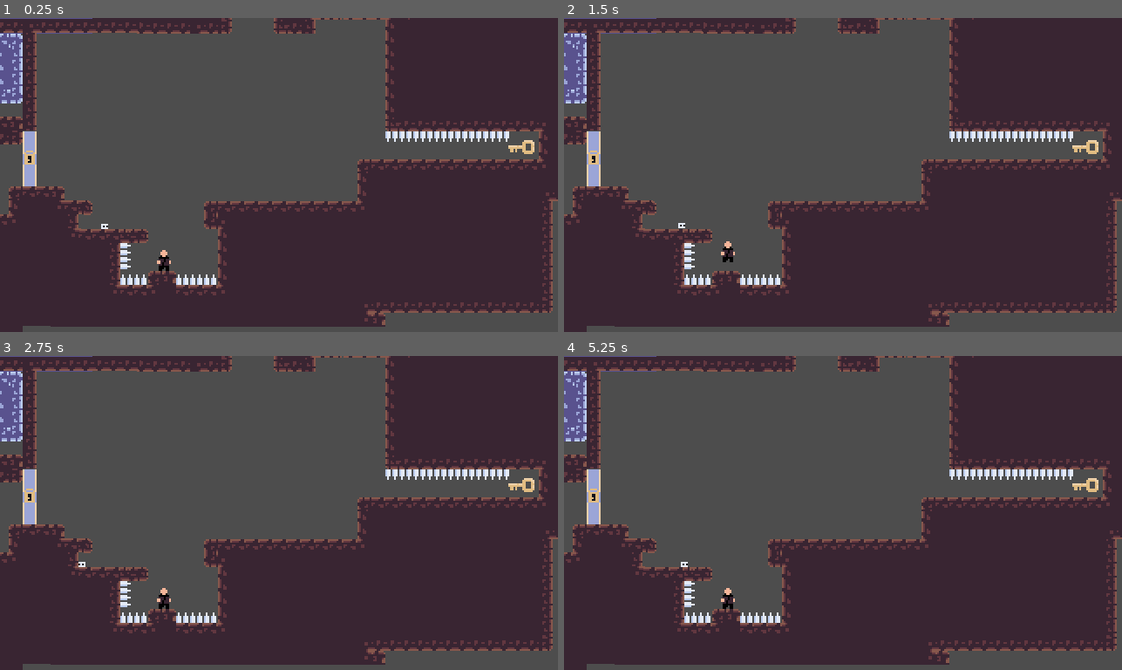
Above: before the commit, frames 1-4 (two rows, left to right).
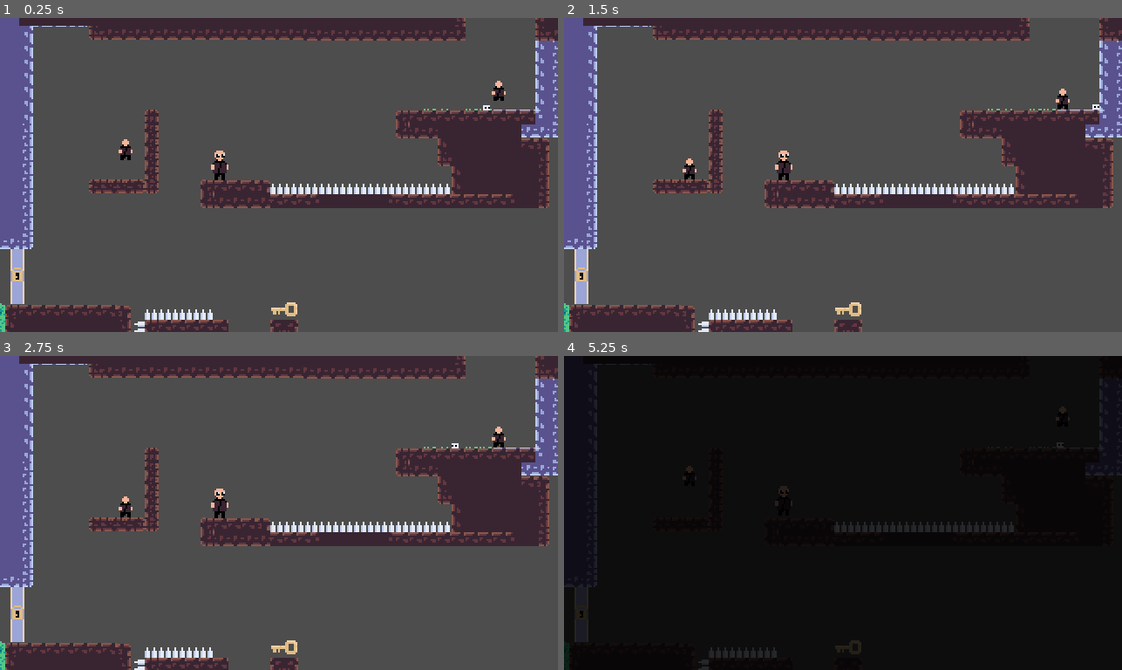
Above: after the commit, the same moments.

Repository: MikealMaksimus/DayDream
Game: Godot game, scene res://test_scene.tscn
Two runs of this game, one before a commit and one after it. Both use one fixed random seed, a clock stepped at 60 frames per second and the inputs below. The project has no main scene, so this scene is started directly.
Inputs:
- Up to frame 1 (0.25 s): no input
- Up to frame 2 (1.5 s): hold D (right) from 0.53 s (still down); tap K (Posess) at 0.6, 1.35 s; tap Space (jump) at 0.77 s; tap Enter at 1.25 s
- Up to frame 3 (2.75 s): tap Space (jump) at 1.52 s; release D (right) at 2.03 s; hold A (left) from 2.03 s (still down); tap K (Posess) at 2.1 s
- Up to frame 4 (5.25 s): tap Space (jump) at 2.75, 3.02, 3.77, 4.52 s; release A (left) at 2.78 s; hold D (right) 2.78-4.28 s; tap K (Posess) every 0.75 s from 2.85 to 5.1 s; hold A (left) 4.28-5.03 s; hold D (right) from 5.03 s (still down)

The runs differ from the first frame. In frame 1, 53% of the frame differs, in the area x 0-100%, y 0-100%; in frame 2, 53%; in frame 3, 53%; in frame 4, 99%.

Commit message:
minor updates
to room 9

Diff:
--- a/test_scene.tscn
+++ b/test_scene.tscn
@@ -15,7 +15,7 @@
 [node name="TestScene" type="Node2D"]
 
 [node name="Player" parent="." instance=ExtResource("1_ksk7y")]
-position = Vector2(1407, 289)
+position = Vector2(1308, 424)
 
 [node name="Dude" parent="." instance=ExtResource("2_o1lbi")]
 position = Vector2(61, 153.5)
@@ -27,15 +27,21 @@
 [node name="Dude3" parent="." instance=ExtResource("2_o1lbi")]
 position = Vector2(1441, 324)
 
+[node name="Dude4" parent="." instance=ExtResource("2_o1lbi")]
+position = Vector2(1315, 421)
+
+[node name="Dude5" parent="." instance=ExtResource("2_o1lbi")]
+position = Vector2(964, 536)
+
 [node name="Dude6" parent="." instance=ExtResource("2_o1lbi")]
 position = Vector2(1101, 455)
 
 [node name="GrassMap" parent="." instance=ExtResource("3_dn604")]
 scale = Vector2(0.999871, 0.999452)
-layer_0/tile_data = PackedInt32Array(1245191, 131072, 0, 124 …(16006 unchanged characters)… , 4522107, 327680, 1610612741, 4522106, 65536, 1, 4522108, 65536, 2, 4522109, 65536, 2, 4587645, 65536, 2, 4587646, 131072, 2, 4587647, 65536, 2, 4587644, 65536, 2, 4587643, 65536, 2, 4587642, 65536, 2, 4653181, 65536, 2, 4653182, 131072, 2, 4653183, 131072, 2, 4653180, 131072, 2, 4653179, 131072, 2, 4653178, 131072, 2, 4391035, 65536, 0, 4391036, 131072, 0, …(94 unchanged characters)…
+layer_0/tile_data = PackedInt32Array(1245191, 131072, 0, 124 …(16006 unchanged characters)… , 4522107, 327680, 1610612741, 4522106, 0, 1, 4522108, 65536, 2, 4522109, 65536, 2, 4587645, 65536, 2, 4587646, 131072, 2, 4587647, 65536, 2, 4587644, 65536, 2, 4587643, 65536, 2, 4587642, 0, 2, 4653181, 65536, 3, 4653182, 65536, 3, 4653183, 131072, 3, 4653180, 131072, 3, 4653179, 65536, 3, 4653178, 0, 3, 4391035, 65536, 0, 4391036, 131072, 0, …(94 unchanged characters)…
 
 [node name="StoneMap" parent="." instance=ExtResource("4_lrlc7")]
-scale = Vector2(0.999893, 0.999459)
+scale = Vector2(1.00005, 0.999396)
 layer_0/tile_data = PackedInt32Array(1572918, 65536, 0, 1572919, 65536, 0, 1572920, 65536, 0, 1572917, 65536, 0, 157292 …(23905 unchanged characters)…
 
 [node name="CameraAnchor" parent="." instance=ExtResource("5_dxouo")]
@@ -50,7 +56,7 @@
 position = Vector2(774, 133)
 
 [node name="Spikes" parent="." instance=ExtResource("7_v2c61")]
-layer_0/tile_data = PackedInt32Array(1507382, 0, 0, 1507383, …(2344 unchanged characters)… , 0, 0, 3932316, 0, 0, 3080354, 65536, 1)
+layer_0/tile_data = PackedInt32Array(1507382, 0, 0, 1507383, …(2344 unchanged characters)… , 0, 0, 3932316, 0, 0, 3080354, 65536, 1, 4456570, 0, 0)
 
 [node name="CameraAnchor4" parent="." instance=ExtResource("5_dxouo")]
 position = Vector2(1083, 89)
@@ -61,8 +67,8 @@
 [node name="DirtMap" parent="." instance=ExtResource("8_7v46k")]
 position = Vector2(2.32831e-10, -2)
 rotation = 0.00117776
-scale = Vector2(1.00025, 1.00035)
-layer_0/tile_data = PackedInt32Array(1310910, 65536, 0, 1245 …(24818 unchanged characters)…  1, 3866786, 65536, 1, 3735716, 65536, 1)
+scale = Vector2(1.00051, 1.00083)
+layer_0/tile_data = PackedInt32Array(1310910, 65536, 0, 1245 …(24818 unchanged characters)…  1, 3866786, 65536, 1, 3735716, 65536, 1, 4522105, 131072, 1, 4587641, 131072, 1, 4653177, 131072, 2, 4456569, 131072, 0, 4456568, 65536, 0, 4456567, 65536, 0, 4456566, 65536, 0, 4456565, 65536, 0, 4522101, 65536, 1, 4587637, 65536, 1, 4522102, 65536, 1, 4587638, 65536, 1, 4522103, 65536, 1, 4587639, 65536, 1, 4522104, 65536, 1, 4587640, 65536, 1, 4456564, 0, 0, 4522100, 0, 1, 4587636, 0, 1, 4653172, 0, 2, 4653173, 65536, 2, 4653174, 65536, 2, 4653175, 65536, 2, 4653176, 65536, 2)
 
 [node name="CameraAnchor6" parent="." instance=ExtResource("5_dxouo")]
 position = Vector2(1507, 281)
@@ -94,8 +100,11 @@
 [node name="BigDude3" parent="." instance=ExtResource("11_savim")]
 position = Vector2(1155, 470)
 
-[node name="Dude4" parent="." instance=ExtResource("2_o1lbi")]
-position = Vector2(1315, 421)
+[node name="BigDude4" parent="." instance=ExtResource("11_savim")]
+position = Vector2(941, 534)
+
+[node name="CameraAnchor9" parent="." instance=ExtResource("5_dxouo")]
+position = Vector2(878, 477)
 
 [connection signal="drop" from="Player" to="Dude" method="_on_player_drop"]
 [connection signal="drop" from="Player" to="Dude2" method="_on_player_drop"]
